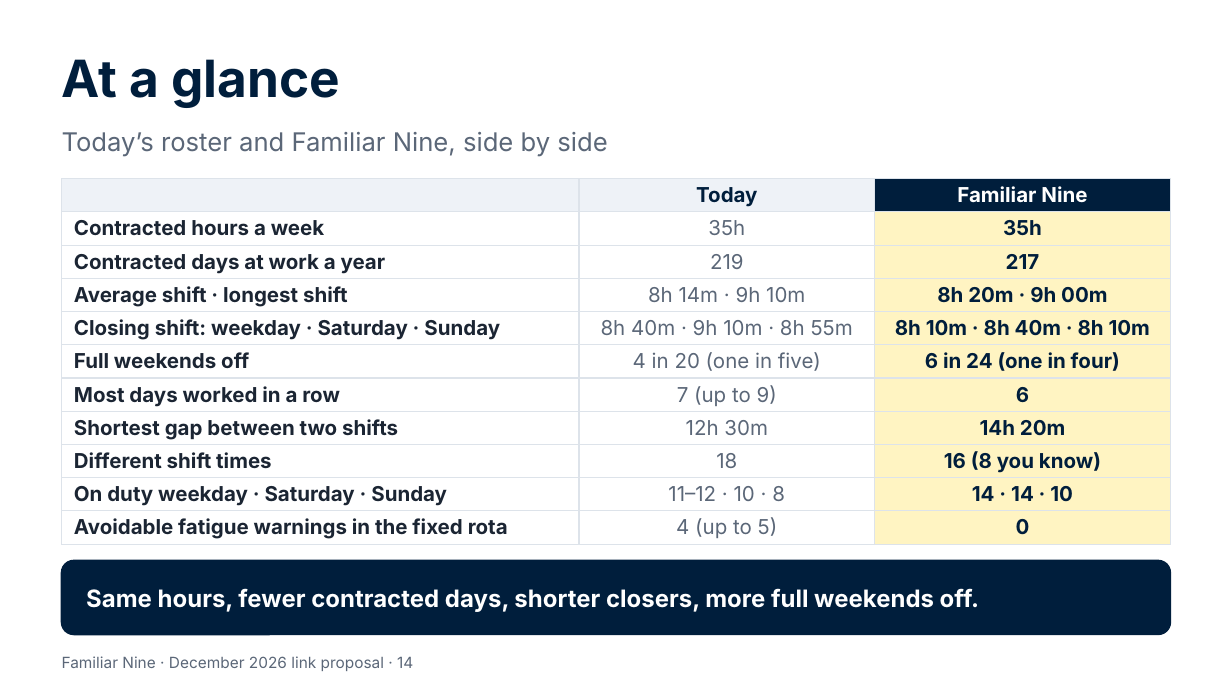
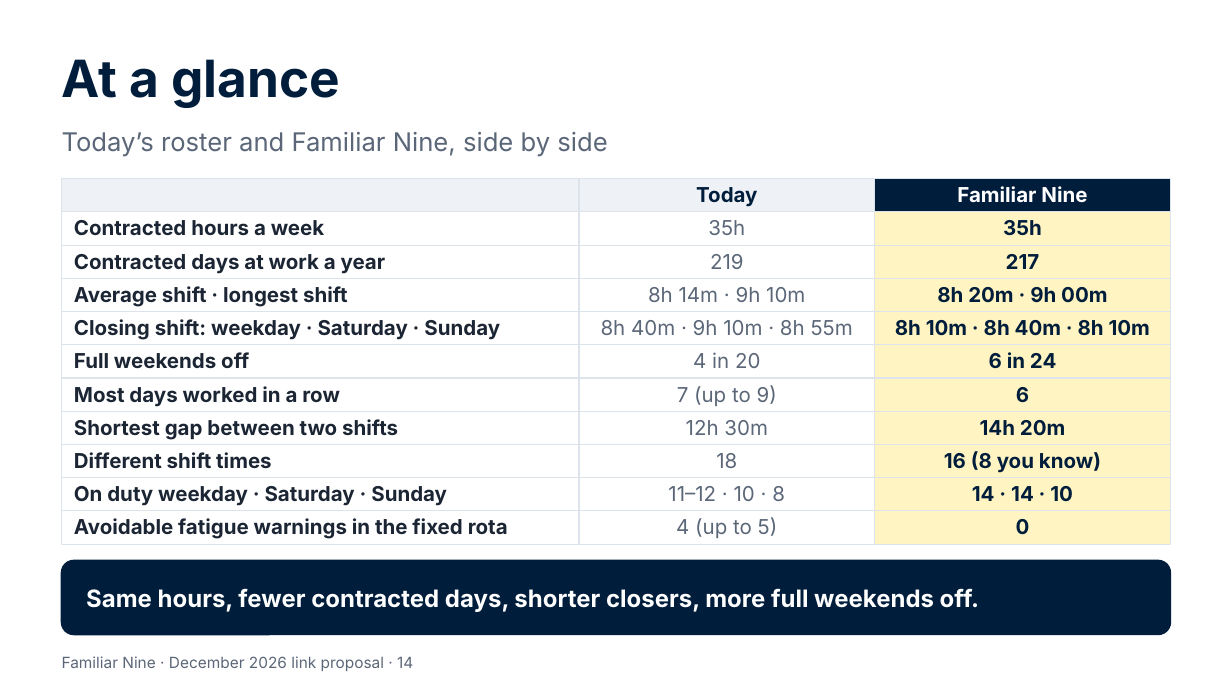
Before and after one commit to Garethdavidmiller/roster-app, a slide deck: slide 14 of docs/links-24/presentations/Familiar-Nine-for-colleagues.pptx. Drawn at 1232x693 pixels with LibreOffice and Linux fonts; fonts in the diff are those of the drawing. Boxes give left, top, right and bottom in pixels: in the first picture for what was removed or moved away, otherwise in the second. Text is boxed around its words. In the diff, an @@ line names an element or a change of style, - is before the commit and + after.

```diff
--- a/docs/links-24/presentations/Familiar-Nine-for-colleagues.pptx
+++ b/docs/links-24/presentations/Familiar-Nine-for-colleagues.pptx
@@ table at <box>62,179,1170,543</box> @@
-row 6, column 2: 4 in 20 (one in five)
+row 6, column 2: 4 in 20
-row 6, column 3: 6 in 24 (one in four)
+row 6, column 3: 6 in 24
```
Also in this commit, not shown: 3 other slides changed, 21 other files.
